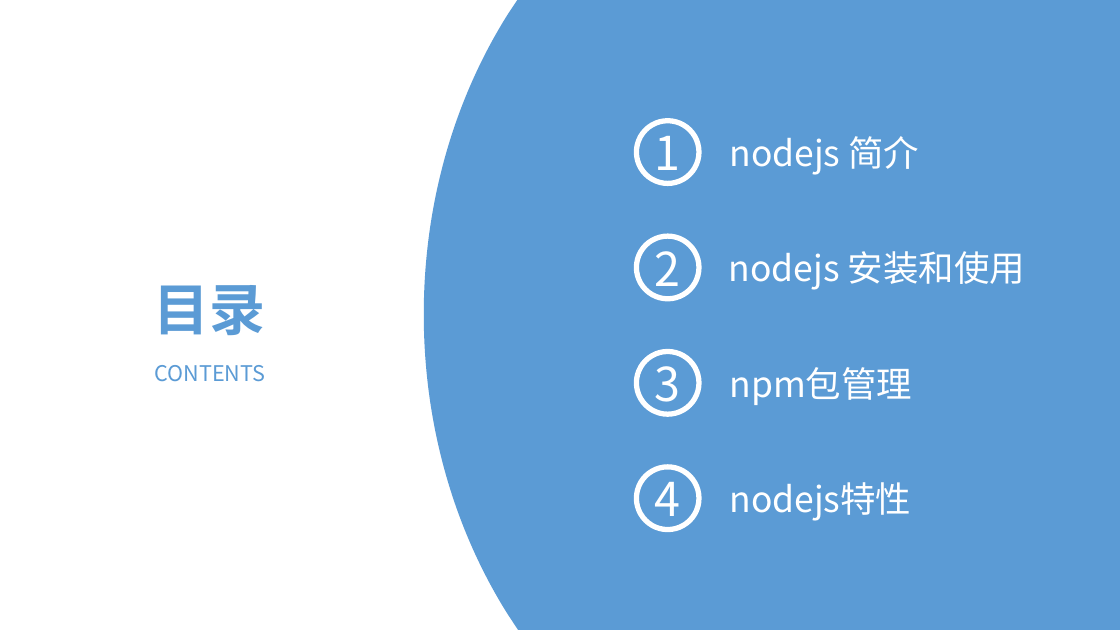
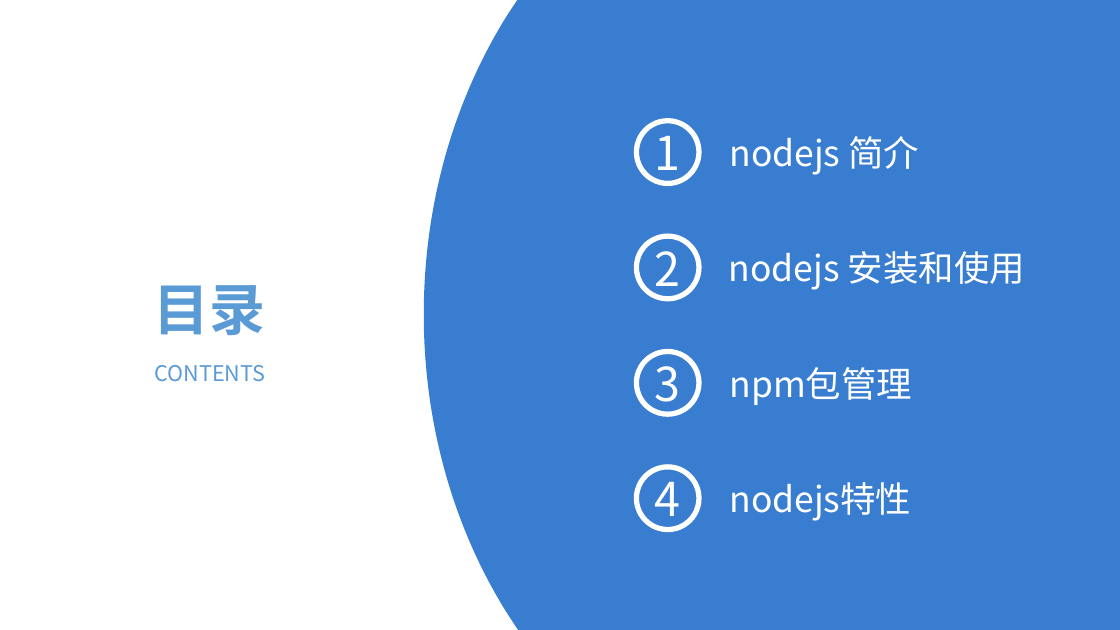
Before and after one commit to sz928/nodeJsDemo, a slide deck: slide 2 of nodejs入门.pptx. Drawn at 1120x630 pixels with LibreOffice and Linux fonts; fonts in the diff are those of the drawing. Boxes give left, top, right and bottom in pixels: in the first picture for what was removed or moved away, otherwise in the second. Text is boxed around its words. In the diff, an @@ line names an element or a change of style, - is before the commit and + after.

```diff
--- a/nodejs入门.pptx
+++ b/nodejs入门.pptx
@@ fill #5B9BD5 to #387DD0 in 5 elements at bbox=[637, 121, 699, 184], bbox=[637, 236, 699, 299], bbox=[637, 351, 699, 414], bbox=[637, 467, 699, 530], bbox=[424, 0, 1120, 630] @@
```
Also in this commit, not shown: 6 other slides changed.
